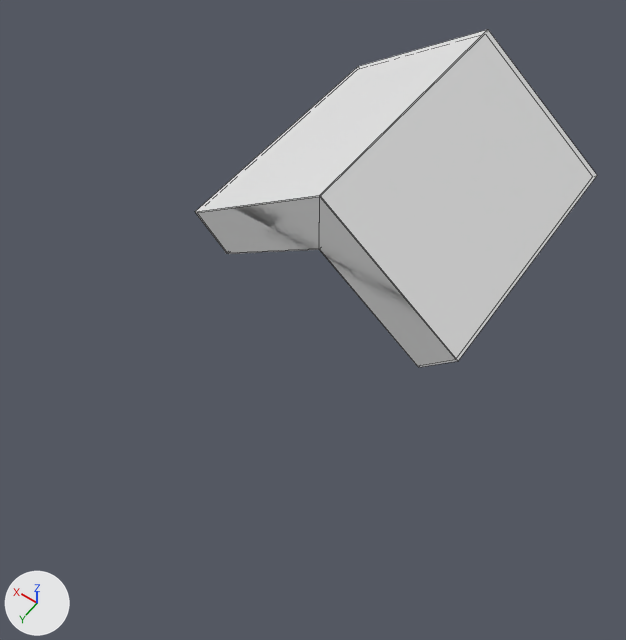
Before and after pictures for a commit that changed the FBX model Metalhalla/Assets/LevelDesign/House/Models/intro_prop(ceiling_house)_01.FBX.
Both versions are drawn from a 50 mm camera at (-4.52, 5.17, 9.26) aimed at (-0.08, -1.04, -0.49). The lights are fixed; the arrows at lower left show +X, +Y and +Z. Mesh edges are drawn as thin lines. Materials are left out; every surface is plain grey. Where no turn or scale is listed for an object, it has been applied to the vertices.

Objects in the first picture: 'ceiling_house001', 'ceiling_house_collider001'.
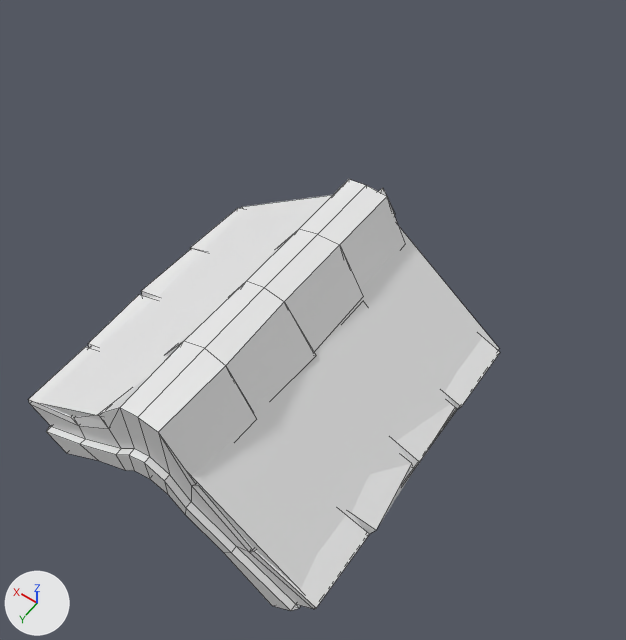
Where the newer file only moved an object's origin or applied its transform, the numbers keep the older frame.

Changed parts and their boxes [x1, y1, x2, y2] in the pictures (626 x 640 px):
'ceiling_house_collider001', mesh moved
    before: [195, 30, 597, 367]
    after: [39, 195, 499, 590]
'ceiling_house001', reshaped, moved, turned
    before: [198, 204, 455, 366]
    after: [29, 179, 500, 611]

Diff of the bpy script that builds the scene:
```diff
--- a/Metalhalla/Assets/LevelDesign/House/Models/intro_prop(ceiling_house)_01.FBX.py
+++ b/Metalhalla/Assets/LevelDesign/House/Models/intro_prop(ceiling_house)_01.FBX.py
@@ me_mesh_001 @@
 me_mesh_001.from_pydata(...)  # 12 vertices, 10 faces; spans x -2.15..2.49, y -4.51..0.0, z -0.92..1.49
 # used by ob_ceiling_house_collider001; location = (-0.01, -1.52, -0.04)
+# me_mesh_001 part 1: the whole mesh is moved by (-0.29, 3.75, -0.33)
@@ me_mesh @@
 # used by ob_ceiling_house001; location = (-0.01, -1.52, -0.04); rotation_euler = (1.571, 0.0, 0.0), in degrees (90, 0, 0); scale = (0.0254, 0.0254, 0.0254)
-me_mesh.from_pydata(...)  # 12 vertices, 10 faces; spans x -83.0..96.0, y -35.0..57.0, z 0.0..174.0
+me_mesh.from_pydata(...)  # 256 vertices, 266 faces; spans x -94.0..94.0, y -100.0..100.0, z -53.0..53.0
+# me_mesh part 2: the whole mesh is rebuilt
@@ ob_ceiling_house001 @@
 ob_ceiling_house001 = bpy.data.objects.new('ceiling_house001', me_mesh)
-ob_ceiling_house001.location = (-0.01, -1.52, -0.04)
-ob_ceiling_house001.rotation_euler = (1.571, 0.0, 0.0)  # degrees (90, 0, 0)
+ob_ceiling_house001.location = (-0.14, -0.19, -0.01)
 ob_ceiling_house001.scale = (0.0254, 0.0254, 0.0254)
```
